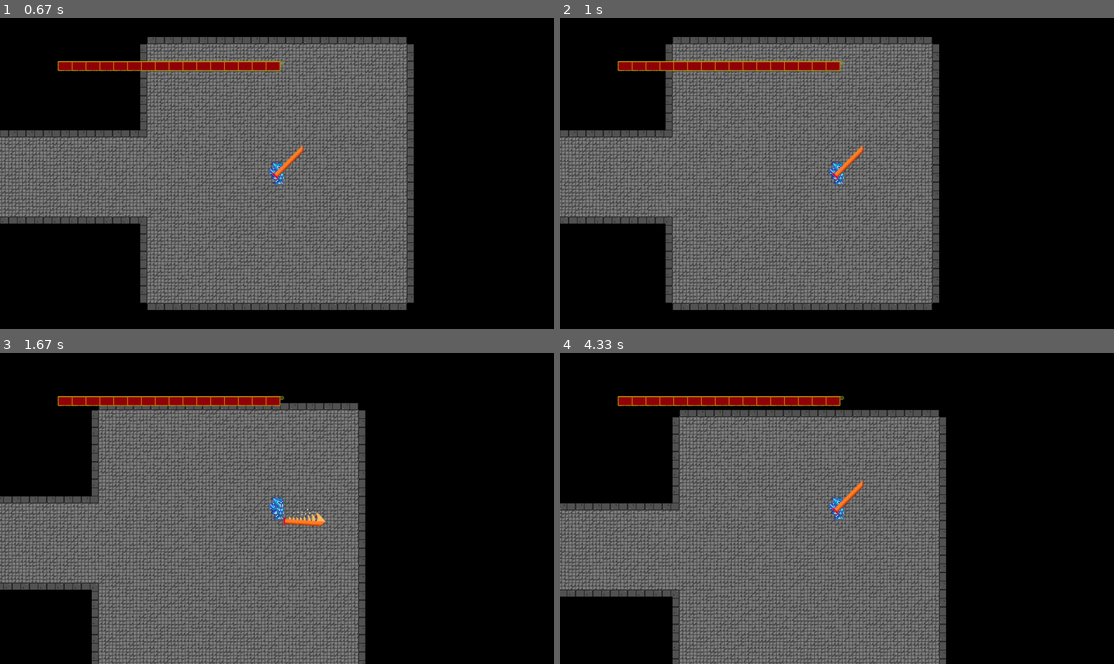
Above: before the commit, frames 1-4 (two rows, left to right).
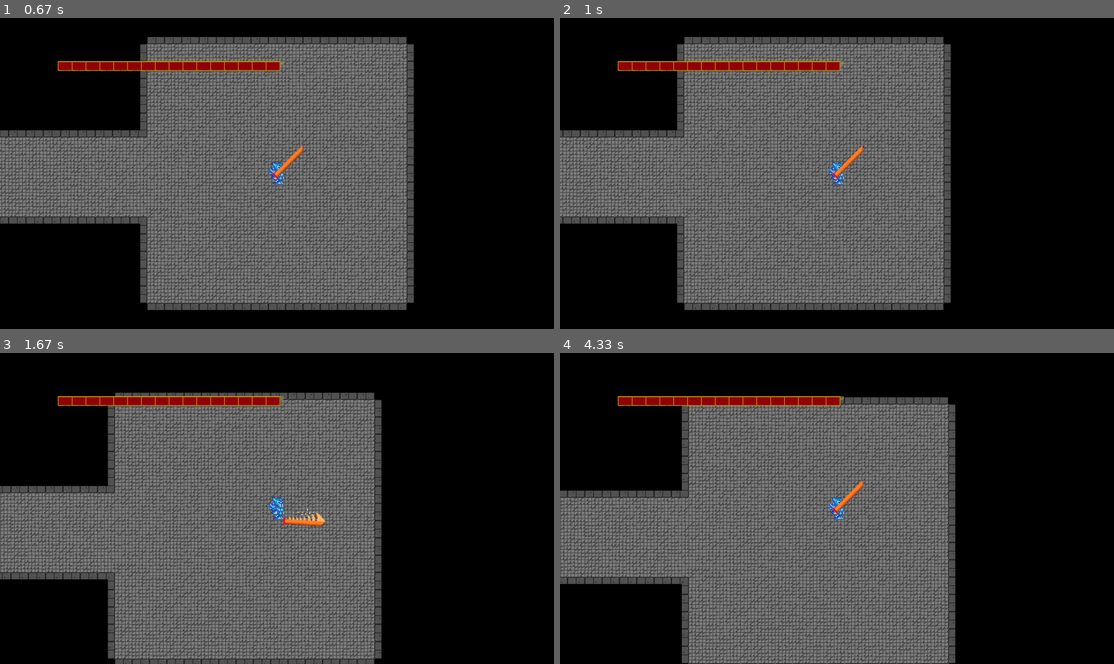
Above: after the commit, the same moments.

Repository: MayorThunder/pygame
Game: pygame game, started from PygameProject.py
The game is run twice, just before and just after one commit, with the same random seed, the same clock (stepped at 60 frames per second) and the same inputs.
Inputs (mouse positions are in pixels of both pictures, inside the frame that each line leads up to):
- Up to frame 1 (0.67 s): click (277, 139) at 0.38 s
- Up to frame 2 (1 s): hold D from 0.67 s (still down)
- Up to frame 3 (1.67 s): release D at 1.13 s; hold W 1.17-1.47 s; click (282, 530) at 1.55 s
- Up to frame 4 (4.33 s): hold D 1.83-2.3 s; move the mouse to (704, 511) at 1.87 s; hold A 2.33-2.87 s; hold S 2.9-3.2 s; hold A 3.23-3.63 s; hold W 3.67-4.03 s; hold D from 4.07 s (still down)

Frame 1 is identical in both runs. In frame 2, 22% of the frame differs, in the area x 0-71%, y 6-94%; in frame 3, 25%; in frame 4, 30%, in the area x 0-72%, y 14-100%.

Commit message:
Добавлено: файл с модулями (пока только pygame), изменен спрайт пистолета и добавлен для узи. Также пофиксил некоторые характеристики

Diff:
--- a/PygameProject.py
+++ b/PygameProject.py
@@ -38,7 +38,7 @@
                "corridor_height": sizes["corridor"][1] // sizes["floor"][1],
                "corridor_width": sizes["corridor"][0] // sizes["floor"][1]}
 button_inf = {"w": 565, "h": 78, "x": 676, "y": [384, 535]}
-classes = {"warrior": {"speed": 360, "hp": 800, "protection": 0.5},
+classes = {"warrior": {"speed": 240, "hp": 800, "protection": 0.5},
            "mage": {"speed": 300, "hp": 600, "protection": 0.5},
            "ranger": {"speed": 360, "hp": 450, "protection": 0.5}}
 
@@ -83,7 +83,7 @@
                      "SS": {"warrior":
                                 {"swords":
                                      {"stag_blade":
-                                          {"size": 1.8, "dmg": 10000, "ats": 3.1, "AoE": 135}}}}}}
+                                          {"size": 1.8, "dmg": 450, "ats": 3.1, "AoE": 135}}}}}}
 
 damage_col = {"weapons":
                   {"warrior": "orange"},
@@ -233,7 +233,7 @@
     def check(self):
         if not self.was and self.typer == "stand" and self.rect.colliderect(*player.inf().rect):
             self.was = True
-            player.get_damage(0, "room", fps * 2.5)
+            player.get_damage(0, "room", fps * 2)
             for k, v in enemiy_spawn[self.lvl]["close_combat"]["standart"].items():
                 for _ in range(randint(*v[self.num])):
                     Close_Combat_Enemy(k, "close_combat", self.cx, self.cy, "stand_room", self.num, self.lvl)
Binary file removed: SpritesProject/Default_handgun.png
Binary file added: SpritesProject/Handgun.png
Binary file added: SpritesProject/Uzi.png
Not shown, added: requirements.txt
